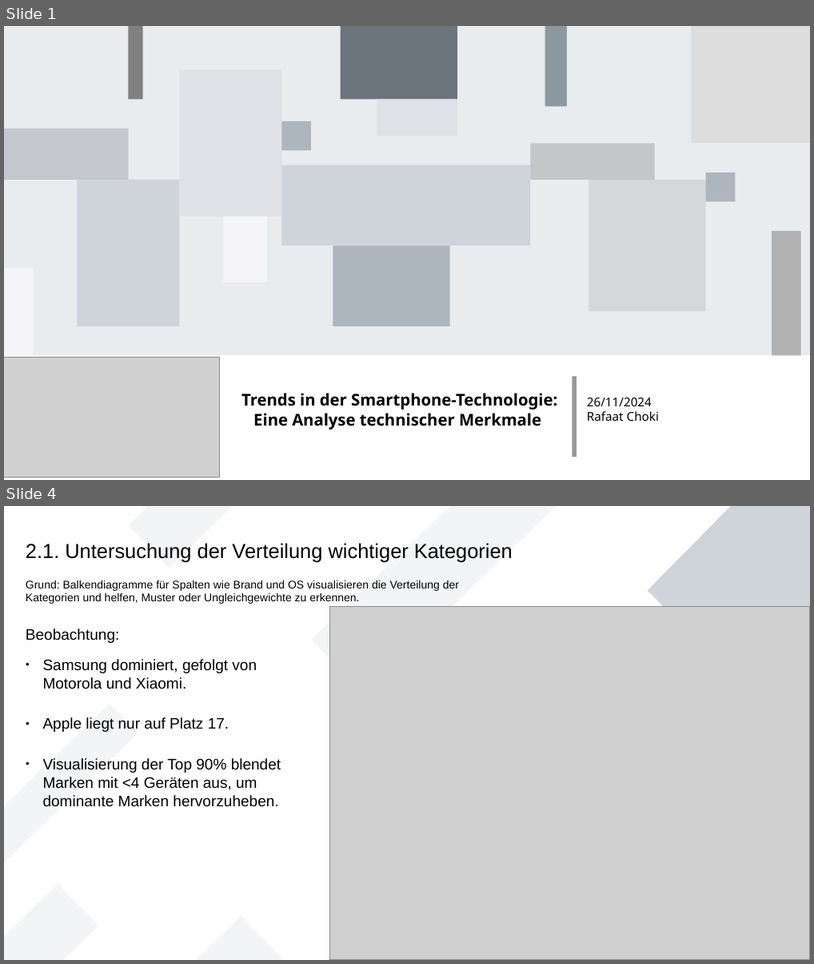
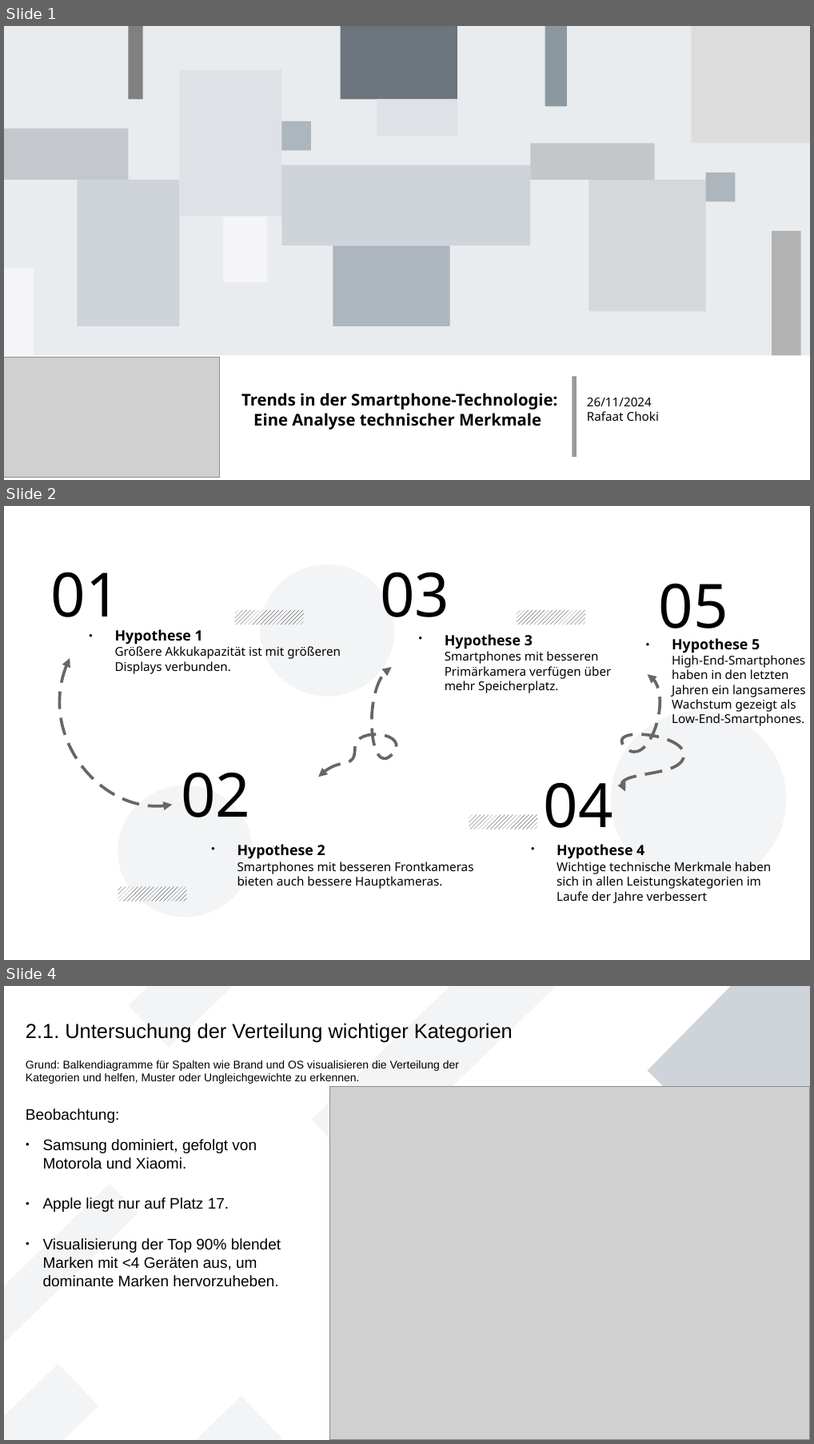
Before and after one commit to RealChoki/HTW-Notes, a slide deck: Semester 4/Ki werkstatt/phones_analysis.odp. Shown one above the other, each under a label of ours: slides 1 and 4 before the commit, slides 1, 2 and 4 after it; the slides between them are not shown. The pictures are 814x964 and 814x1444 pixels, drawn with LibreOffice and Linux fonts; fonts in the diff are those of the drawing; grey boxes stand for pictures. Boxes give left, top, right and bottom in pixels: in the first picture for what was removed or moved away, otherwise in the second. Text is boxed around its words. In the diff, an @@ line names an element or a change of style, - is before the commit and + after.

```diff
--- a/Semester 4/Ki werkstatt/phones_analysis.odp
+++ b/Semester 4/Ki werkstatt/phones_analysis.odp
@@ slide 2 added at (4,506,810,960), background #FFFFFF @@
@@ text added at (51,572,121,632), 60 pt, text #000000 @@
+01
@@ ellipse added at (260,564,394,696), fill #8D99AE at 10% opacity @@
@@ text added at (380,572,450,617), 60 pt, text #000000 @@
+03
@@ text added at (659,583,729,644), 60 pt, text #000000 @@
+05
@@ rectangle added at (235,610,304,624), fill pattern #000000 on #FFFFFF @@
@@ rectangle added at (517,610,586,624), fill pattern #000000 on #FFFFFF @@
@@ text added at (115,629,341,674), 12 pt, text #000000 @@
+● Hypothese 1
+  Größere Akkukapazität ist mit größeren Displays verbunden.
@@ text added at (445,634,612,693), 12 pt, text #000000 @@
+● Hypothese 3
+  Smartphones mit besseren Primärkamera verfügen über
+  mehr Speicherplatz.
@@ text added at (672,638,806,726), 12 pt, text #000000 @@
+● Hypothese 5
+  High-End-Smartphones
+  haben in den letzten
+  Jahren ein langsameres
+  Wachstum gezeigt als
+  Low-End-Smartphones.
@@ freeform shape added at (60,658,172,806), outline #666666 2.89 pt @@
@@ freeform shape added at (318,667,397,776), outline #666666 2.89 pt @@
@@ freeform shape added at (622,674,685,792), outline #666666 2.89 pt @@
@@ ellipse added at (611,711,787,887), fill #8D99AE at 10% opacity @@
@@ ellipse added at (118,785,253,917), fill #8D99AE at 10% opacity @@
@@ text added at (181,772,250,817), 60 pt, text #000000 @@
+02
@@ text added at (544,782,614,828), 60 pt, text #000000 @@
+04
@@ rectangle added at (470,815,538,829), fill pattern #000000 on #FFFFFF @@
@@ text added at (238,844,474,888), 12 pt, text #000000 @@
+● Hypothese 2
+  Smartphones mit besseren Frontkameras bieten auch bessere Hauptkameras.
@@ text added at (557,844,771,903), 12 pt, text #000000 @@
+● Hypothese 4
+  Wichtige technische Merkmale haben sich in allen Leistungskategorien im Laufe der Jahre verbessert
@@ rectangle added at (118,887,187,901), fill pattern #000000 on #FFFFFF @@
```
Also in this commit, not shown: 1 slide changed, 5 other slides added, 13 slides removed, 1 other file.
